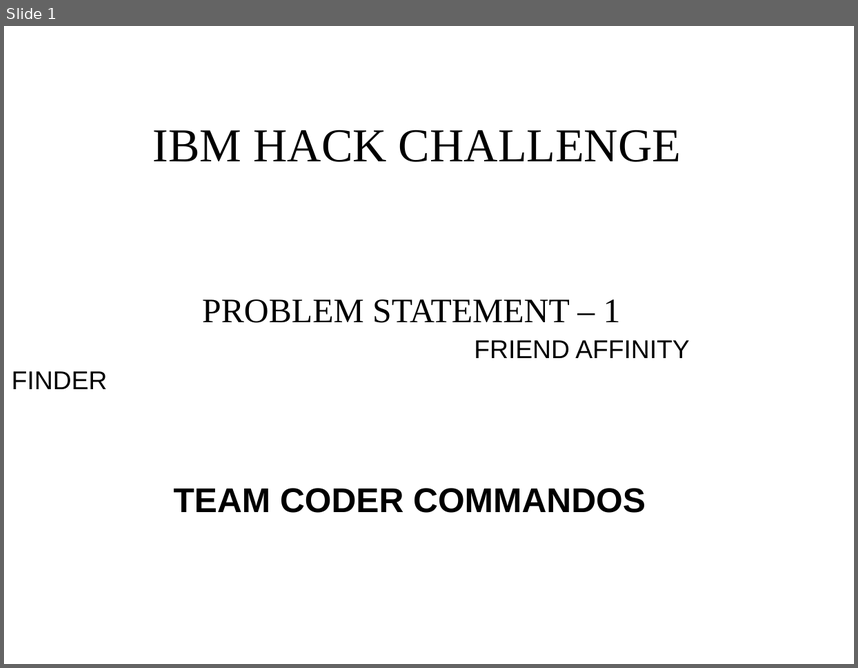
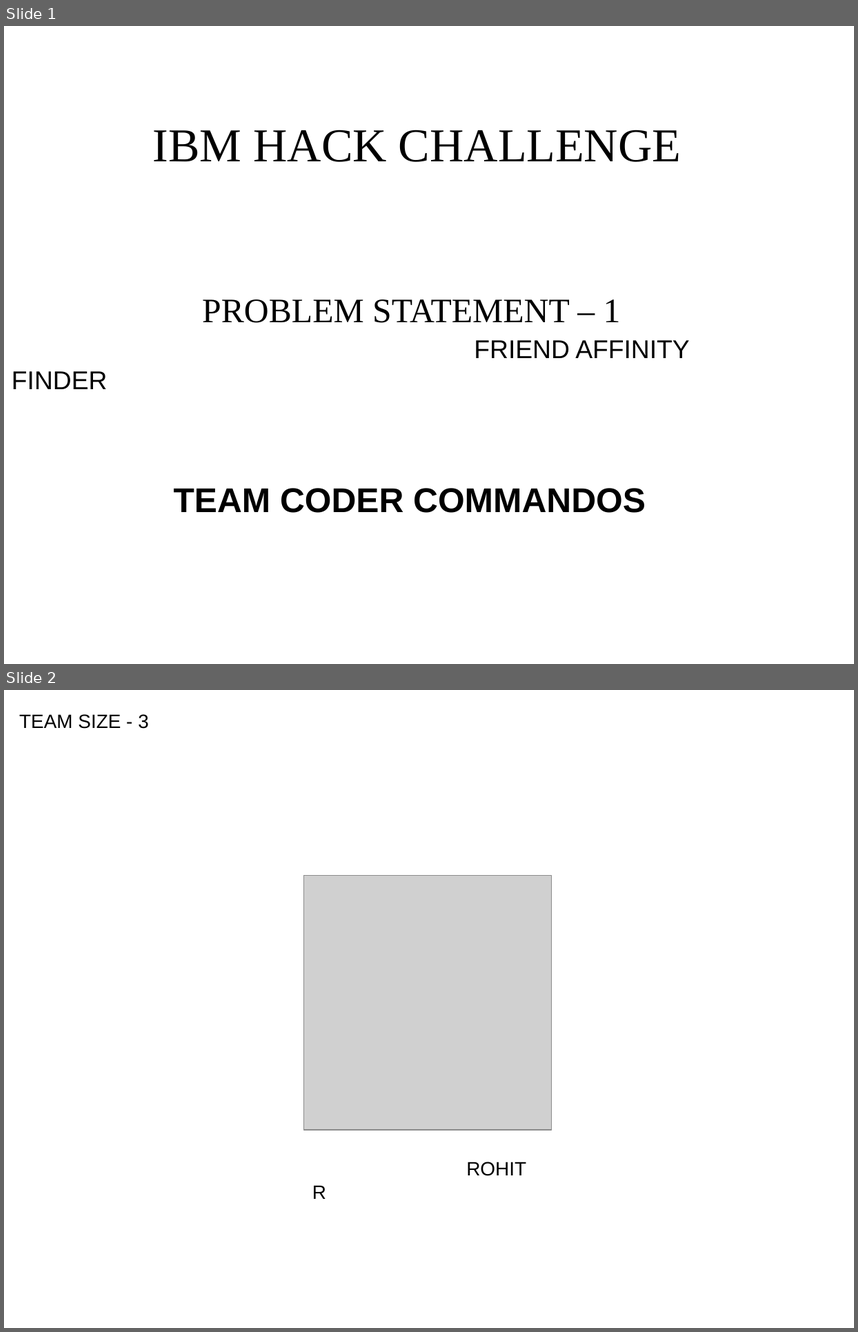
Before and after one commit to ashryaagr/IBM-Hack-Challenge, a slide deck: IBM-PPT.odp. Shown one above the other, each under a label of ours: slide 1 before the commit, slides 1 and 2 after it. The pictures are 858x668 and 858x1332 pixels, drawn with LibreOffice and Linux fonts; fonts in the diff are those of the drawing; grey boxes stand for pictures; background and template pictures are left out. Boxes give left, top, right and bottom in pixels: in the first picture for what was removed or moved away, otherwise in the second. Text is boxed around its words. In the diff, an @@ line names an element or a change of style, - is before the commit and + after.

```diff
--- a/IBM-PPT.odp
+++ b/IBM-PPT.odp
@@ slide 2 added at (4,690,854,1328), background picture (left out) @@
@@ text added at (19,714,149,729), 18 pt, text #000000 @@
+TEAM SIZE - 3
@@ picture added at (304,875,552,1130) @@
@@ text added at (312,1161,526,1199), 18 pt, text #000000 @@
+ROHIT R
```
Also in this commit, not shown: 1 slide changed, 4 other slides added, 3 slides removed.
